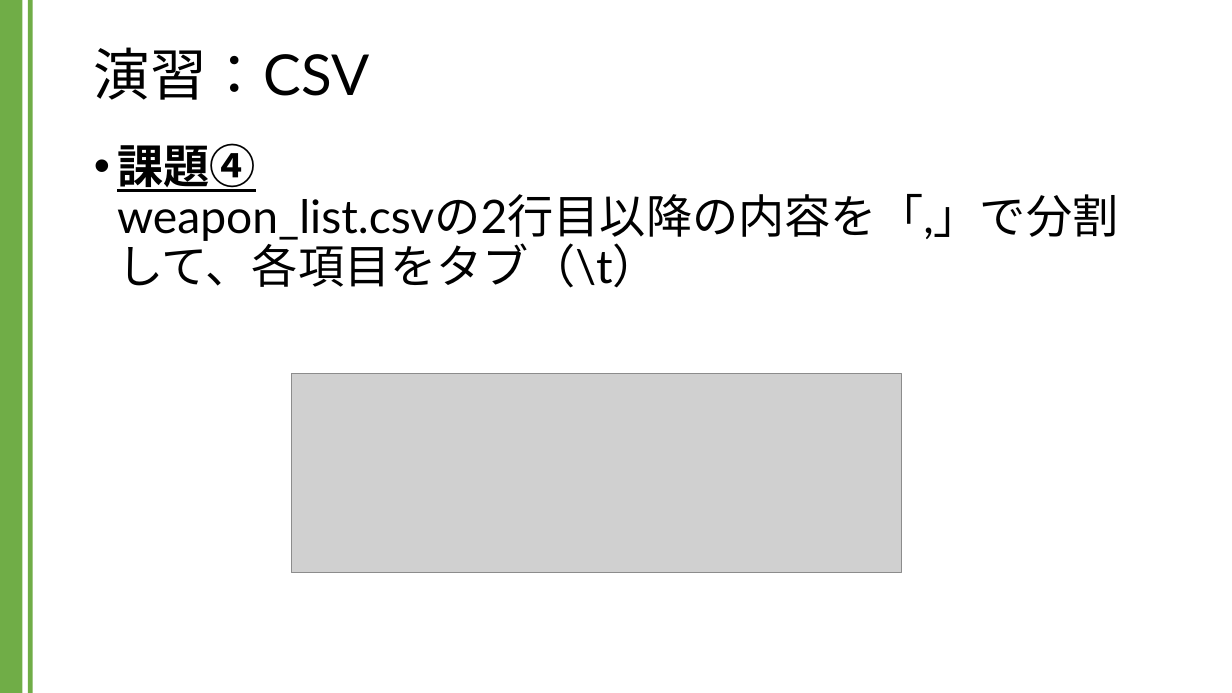
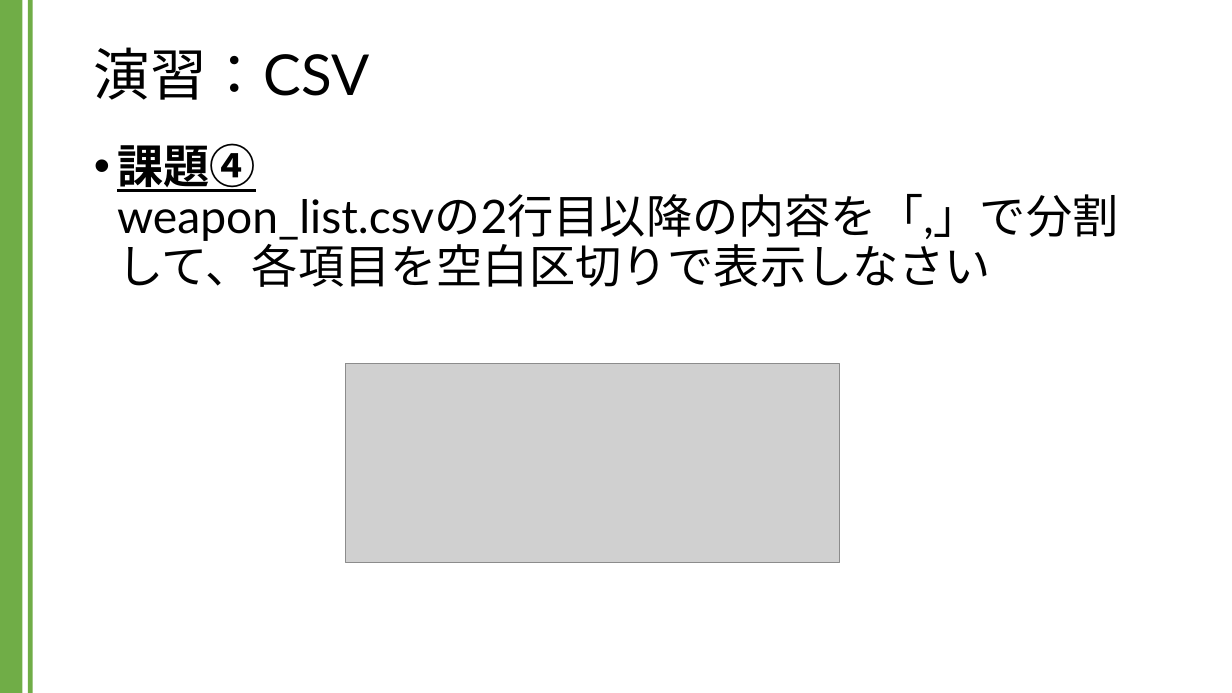
Before and after one commit to kic-murata/cpp2024, a slide deck: slide 7 of 授業資料/演習課題：CSV.pptx. Drawn at 1232x693 pixels with LibreOffice and Linux fonts; fonts in the diff are those of the drawing; grey boxes stand for pictures. Boxes give left, top, right and bottom in pixels: in the first picture for what was removed or moved away, otherwise in the second. Text is boxed around its words. In the diff, an @@ line names an element or a change of style, - is before the commit and + after.

```diff
--- a/授業資料/演習課題：CSV.pptx
+++ b/授業資料/演習課題：CSV.pptx
@@ text at (117, 143, 1119, 287): text changed @@
-• 課題④
-  weapon_list.csvの2行目以降の内容を「,」で分割して、各項目をタブ（\t）
+• 課題④
+  weapon_list.csvの2行目以降の内容を「,」で分割して、各項目を空白区切りで表示しなさい
@@ picture: place and size @@
-picture at (291, 373, 902, 572)
+picture at (346, 364, 839, 563)
```
Also in this commit, not shown: 2 other slides changed, 2 other files.
